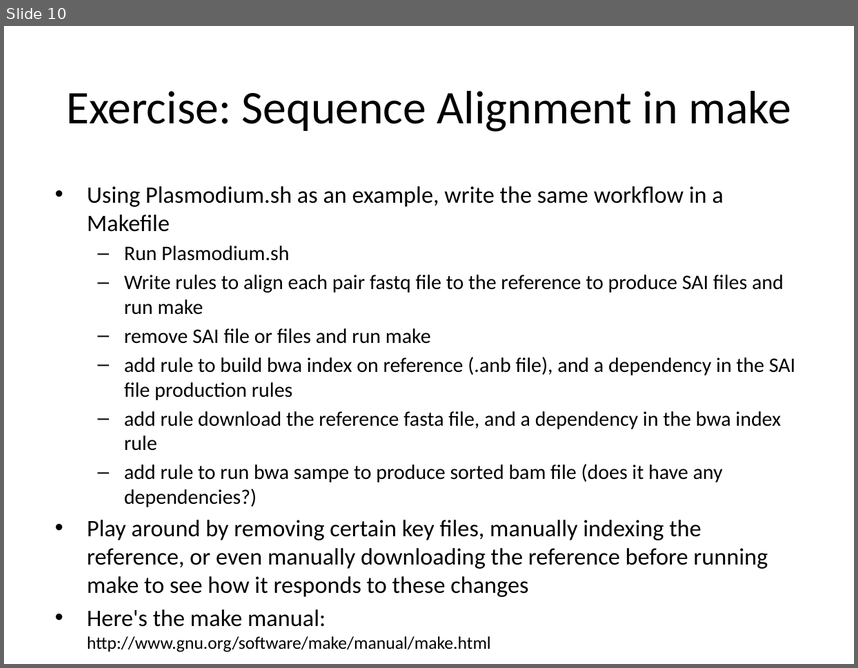
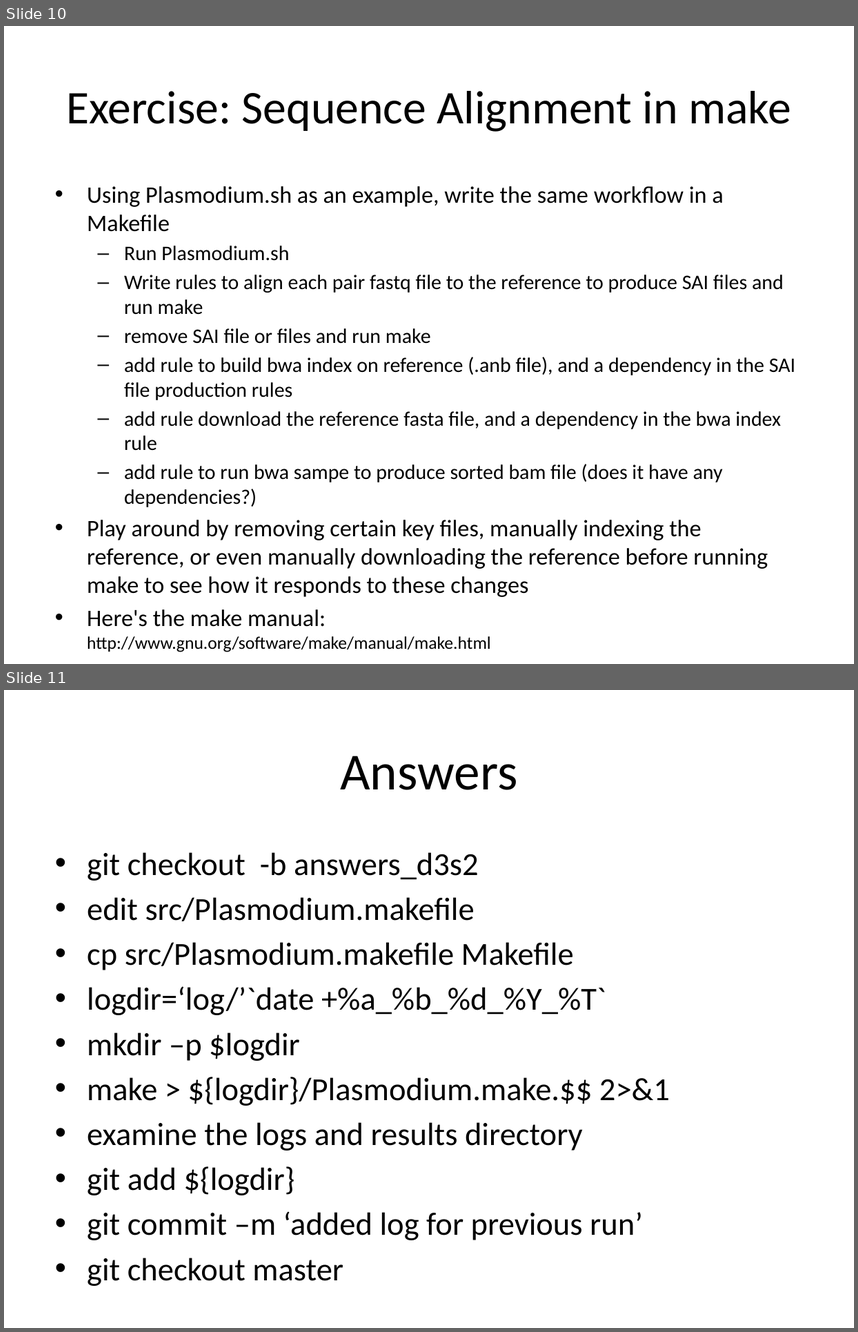
Before and after one commit to rvosa/ngs-workflows, a slide deck: doc/slides/day3/session2/Make.pptx. Shown one above the other, each under a label of ours: slide 10 before the commit, slides 10 and 11 after it. The pictures are 858x668 and 858x1332 pixels, drawn with LibreOffice and Linux fonts; fonts in the diff are those of the drawing. Boxes give left, top, right and bottom in pixels: in the first picture for what was removed or moved away, otherwise in the second. Text is boxed around its words. In the diff, an @@ line names an element or a change of style, - is before the commit and + after.

```diff
--- a/doc/slides/day3/session2/Make.pptx
+++ b/doc/slides/day3/session2/Make.pptx
@@ slide 11 added at (x1=4, y1=690, x2=854, y2=1328), background #FFFFFF @@
@@ title added at (x1=340, y1=756, x2=517, y2=790), 44 pt, text #000000 @@
+Answers
@@ text added at (x1=87, y1=852, x2=670, y2=1240), 27.2 pt, text #000000 @@
+• git checkout -b answers_d3s2
+• edit src/Plasmodium.makefile
+• cp src/Plasmodium.makefile Makefile
+• logdir=‘log/’`date +%a_%b_%d_%Y_%T`
+• mkdir –p $logdir
+• make > ${logdir}/Plasmodium.make.$$ 2>&1
+• examine the logs and results directory
+• git add ${logdir}
+• git commit –m ‘added log for previous run’
+• git checkout master
```
Also in this commit, not shown: 1 other file.
